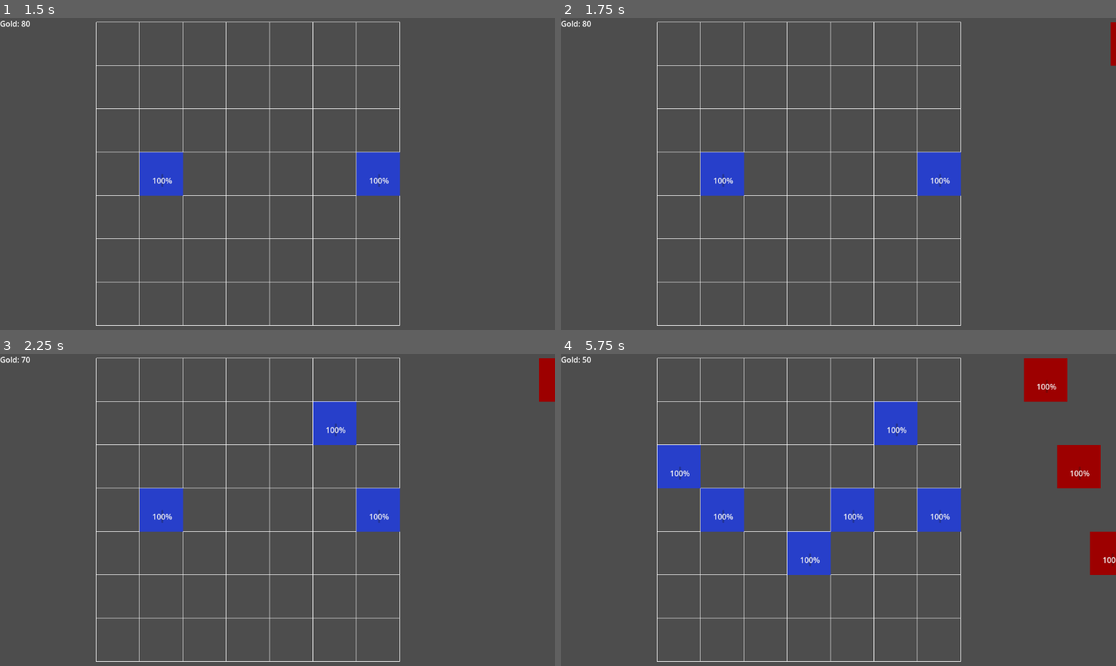
Above: before the commit, frames 1-4 (two rows, left to right).
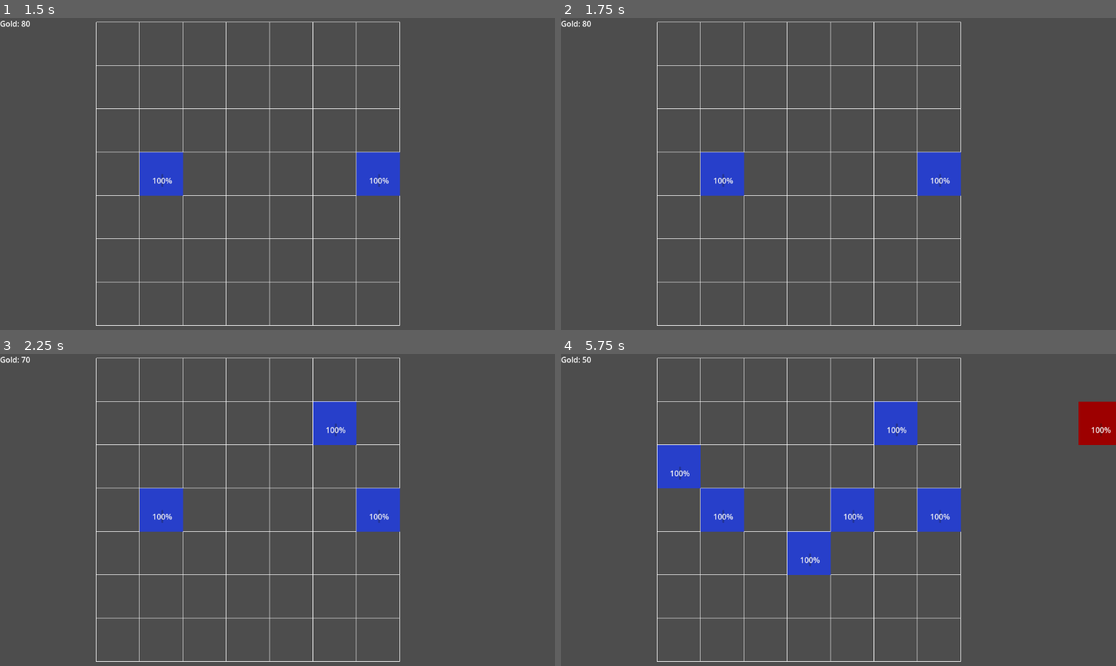
Above: after the commit, the same moments.

Repository: Traveler582/medieval-pvz
Game: Godot game, scene res://scenes/levels/level.tscn
The game is run twice, just before and just after one commit, with the same random seed, the same clock (stepped at 60 frames per second) and the same inputs.
Inputs (mouse positions are in pixels of both pictures, inside the frame that each line leads up to):
- Up to frame 1 (1.5 s): tap Enter at 0.5 s; move the mouse to (399, 158) at 0.52 s; click (399, 158) at 0.67 s; tap Space at 1.25 s; move the mouse to (166, 189) at 1.27 s; click (166, 189) at 1.42 s
- Up to frame 2 (1.75 s): no input
- Up to frame 3 (2.25 s): move the mouse to (333, 441) at 2.02 s; click (333, 441) at 2.17 s
- Up to frame 4 (5.75 s): tap Enter at 2.75 s; move the mouse to (810, 572) at 2.77 s; click (810, 572) at 2.92 s; move the mouse to (1005, 556) at 3.52 s; click (1005, 556) at 3.67 s; move the mouse to (672, 463) at 4.27 s; click (672, 463) at 4.42 s; move the mouse to (866, 510) at 5.02 s; click (866, 510) at 5.17 s

Frame 1 is identical in both runs. In frame 2, 0.1% of the frame differs, in the area x 98-100%, y 1-16%; in frame 3, 0.4%; in frame 4, 3.8%, in the area x 83-100%, y 1-71%.

Commit message:
Added Castle scene with collision detection for game over and wave system advancing properly

Diff:
--- a/medieval-pvz/resources/enemies/enemy_knight.tres
+++ b/medieval-pvz/resources/enemies/enemy_knight.tres
@@ -4,5 +4,5 @@
 
 [resource]
 script = ExtResource("1_8pldo")
-health = 500
+health = 5
 metadata/_custom_type_script = "uid://h85s5gojr3q0"
--- /dev/null
+++ b/medieval-pvz/scenes/castle/castle.tscn
@@ -0,0 +1,15 @@
+[gd_scene format=3 uid="uid://p8fk0kpnxecj"]
+
+[ext_resource type="Script" uid="uid://dx4wc0adwgs8c" path="res://scripts/castle/castle.gd" id="1_kks2f"]
+
+[sub_resource type="RectangleShape2D" id="RectangleShape2D_h1tld"]
+size = Vector2(45, 661)
+
+[node name="Castle" type="Node2D" unique_id=1725258839]
+script = ExtResource("1_kks2f")
+
+[node name="Area2D" type="Area2D" parent="." unique_id=1508358173]
+
+[node name="CollisionShape2D" type="CollisionShape2D" parent="Area2D" unique_id=595504327]
+position = Vector2(12.5, 320.5)
+shape = SubResource("RectangleShape2D_h1tld")
--- a/medieval-pvz/scenes/levels/level.gd
+++ b/medieval-pvz/scenes/levels/level.gd
@@ -2,6 +2,7 @@
 
 @onready var gold_label: Label = $gold_label
 @onready var grid: Node2D = $Grid
+@onready var castle: Node2D = $Castle
 # TODO <LK>: Change this to have a different value based on the unit the player has selected
 #      at the current moment
 var selected_unit_data: UnitData = preload("res://resources/units/knight.tres")
@@ -11,13 +12,13 @@
 	gold_label.text = "Gold: " + str(GoldManager.gold)
 	grid.cell_selected.connect(_on_cell_selected)
 	WaveManager.initialize(grid, self)
+	WaveManager.endless_mode = true
+	WaveManager.start_wave(WaveManager.generate_wave(5))
+	castle.castle_reached.connect(_on_castle_reached)
 
-	#<LK>: Temporary, replaced with random selection later
-	WaveManager.start_wave([
-	{"lane": 0},
-	{"lane": 2},
-	{"lane": 4}
-])
+func _on_castle_reached() -> void:
+	print("GAME OVER")
+	get_tree().paused = true
 
 func _on_gold_changed(new_amount: int) -> void:
 	gold_label.text = "Gold: " + str(new_amount)
--- a/medieval-pvz/scenes/levels/level.tscn
+++ b/medieval-pvz/scenes/levels/level.tscn
@@ -2,6 +2,7 @@
 
 [ext_resource type="PackedScene" uid="uid://nmybykohms1y" path="res://scenes/grid/grid.tscn" id="1_377w7"]
 [ext_resource type="Script" uid="uid://c1jpt8ufgkviu" path="res://scenes/levels/level.gd" id="1_bovvr"]
+[ext_resource type="PackedScene" uid="uid://p8fk0kpnxecj" path="res://scenes/castle/castle.tscn" id="3_b2cq8"]
 
 [node name="Level" type="Node2D" unique_id=1118356259]
 script = ExtResource("1_bovvr")
@@ -11,3 +12,6 @@
 [node name="gold_label" type="Label" parent="." unique_id=461831002]
 offset_right = 40.0
 offset_bottom = 23.0
+
+[node name="Castle" parent="." unique_id=1725258839 instance=ExtResource("3_b2cq8")]
+position = Vector2(27, 6)
--- /dev/null
+++ b/medieval-pvz/scripts/castle/castle.gd
@@ -0,0 +1,14 @@
+extends Node2D
+
+signal castle_reached
+
+@onready var area: Area2D = $Area2D
+
+func _ready():
+	area.area_entered.connect(_on_area_entered)
+
+func _on_area_entered(other_area: Area2D) -> void:
+	var parent = other_area.get_parent()
+	if parent is EnemyBase:
+		castle_reached.emit()
+		parent.reach_castle()
--- a/medieval-pvz/scripts/enemies/enemy_base.gd
+++ b/medieval-pvz/scripts/enemies/enemy_base.gd
@@ -86,4 +86,11 @@
 func die() -> void:
 	if grid_ref and grid_ref.is_valid_cell(current_cell):
 		grid_ref.free_enemy_cell(current_cell)
+	WaveManager.on_enemy_died()
 	queue_free()
+
+func reach_castle() -> void:
+	if grid_ref and grid_ref.is_valid_cell(current_cell):
+		grid_ref.free_enemy_cell(current_cell)
+	WaveManager.on_enemy_died()
+	queue_free()
--- a/medieval-pvz/scripts/managers/wave_manager.gd
+++ b/medieval-pvz/scripts/managers/wave_manager.gd
@@ -7,23 +7,35 @@
 
 var current_wave: int = 0
 var enemies_remaining: int = 0
-var spawn_interval: float = 1.5
+var spawn_interval: float = 4
 var _spawn_timer: float = 0.0
 var _enemies_to_spawn: Array = []
 var _is_spawning: bool = false
 var _grid: Node
 var _level: Node
+var endless_mode: bool = false
+
+func _ready():
+	wave_completed.connect(_on_wave_completed)
+
+func _on_wave_completed(wave_number: int) -> void:
+	if endless_mode:
+		await get_tree().create_timer(3.0).timeout
+		start_wave(generate_wave(3 + wave_number * 2))
 
 func initialize(grid: Node, level: Node) -> void:
 	_grid = grid
 	_level = level
 
 func _process(delta):
-	if _is_spawning and _enemies_to_spawn.size() > 0:
-		_spawn_timer += delta
-		if _spawn_timer >= spawn_interval:
-			_spawn_timer = 0.0
-			_spawn_next_enemy()
+	if _is_spawning:
+		if _enemies_to_spawn.size() > 0:
+			_spawn_timer += delta
+			if _spawn_timer >= spawn_interval:
+				_spawn_timer = 0.0
+				_spawn_next_enemy()
+		else:
+			_is_spawning = false
 
 func start_wave(wave_data: Array) -> void:
 	current_wave += 1
@@ -54,3 +66,10 @@
 	enemies_remaining -= 1
 	if enemies_remaining <= 0 and not _is_spawning:
 		emit_signal("wave_completed", current_wave)
+
+func generate_wave(enemy_count: int) -> Array:
+	var wave_data: Array = []
+	for i in enemy_count:
+		var random_lane = randi() % _grid.ROWS
+		wave_data.append({"lane": random_lane})
+	return wave_data
Not shown, added: medieval-pvz/scripts/castle/castle.gd.uid
